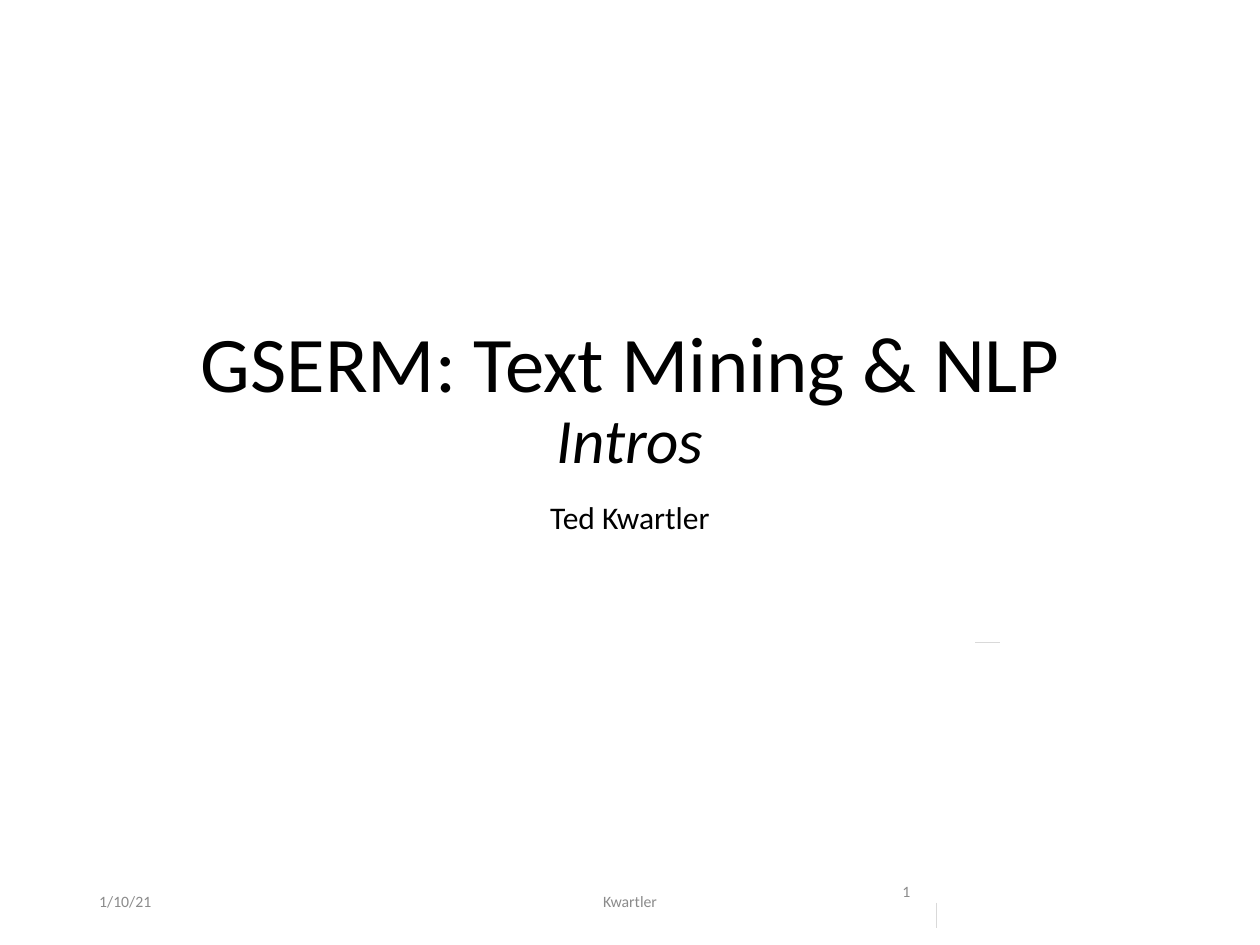
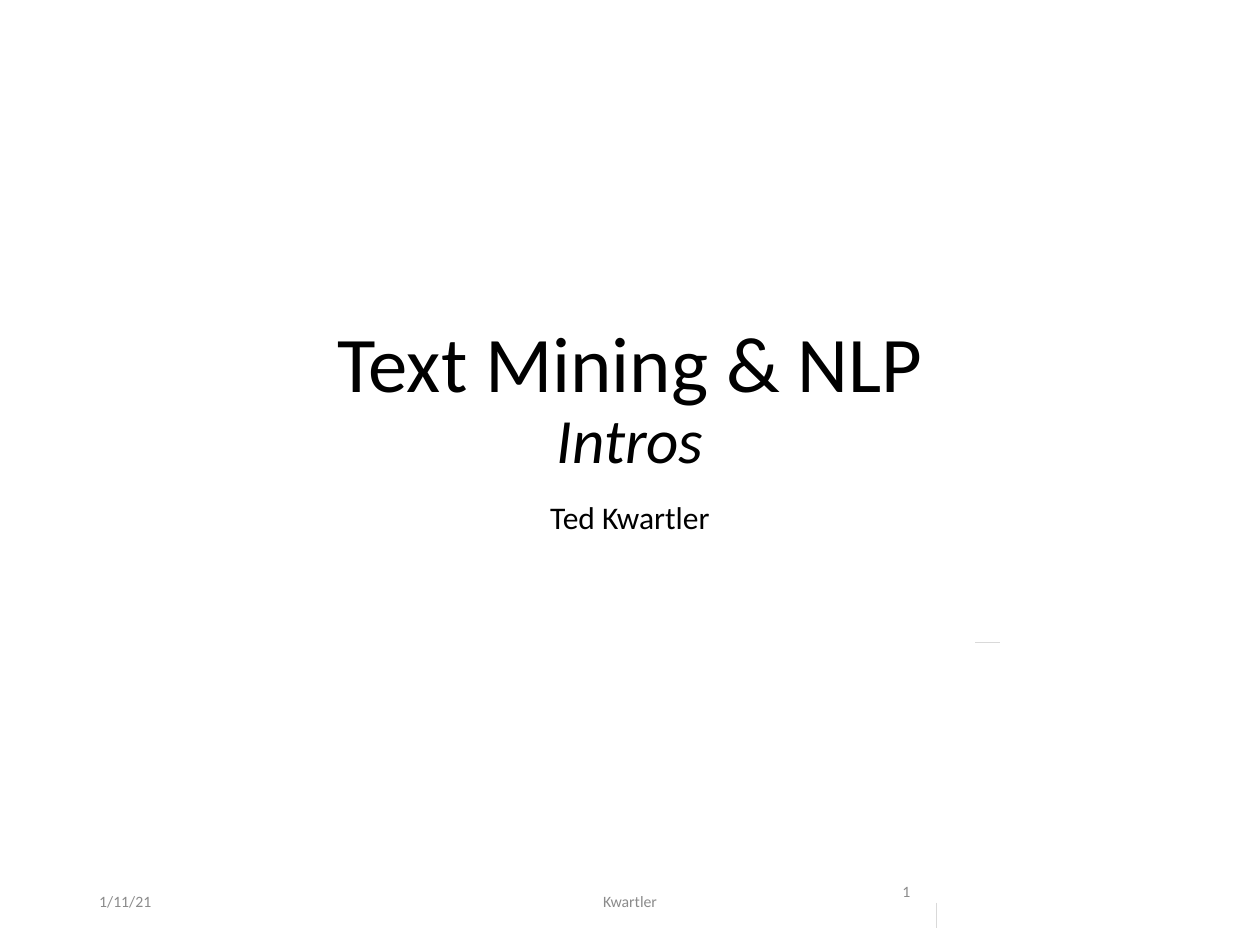
Before and after one commit to kwartler/hult_NLP_student, a slide deck: slide 1 of lessons/class1/Class1A_Intros.pptx. Drawn at 1260x945 pixels with LibreOffice and Linux fonts; fonts in the diff are those of the drawing. Boxes give left, top, right and bottom in pixels: in the first picture for what was removed or moved away, otherwise in the second. Text is boxed around its words. In the diff, an @@ line names an element or a change of style, - is before the commit and + after.

```diff
--- a/lessons/class1/Class1A_Intros.pptx
+++ b/lessons/class1/Class1A_Intros.pptx
@@ title at [337, 338, 923, 464]: text changed @@
-GSERM: Text Mining & NLP
-Intros
+Text Mining & NLP
+Intros
@@ text at [99, 896, 151, 908]: text changed @@
-1/10/21
+1/11/21
```
Also in this commit, not shown: 8 other slides changed, 1 other file.
